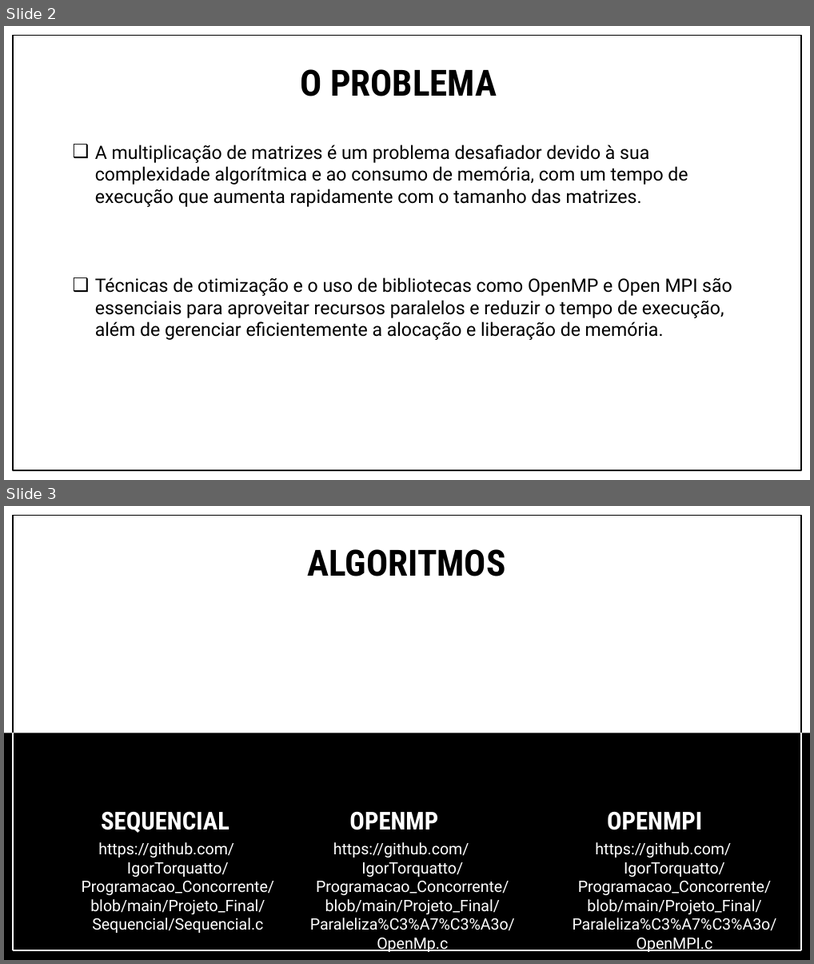
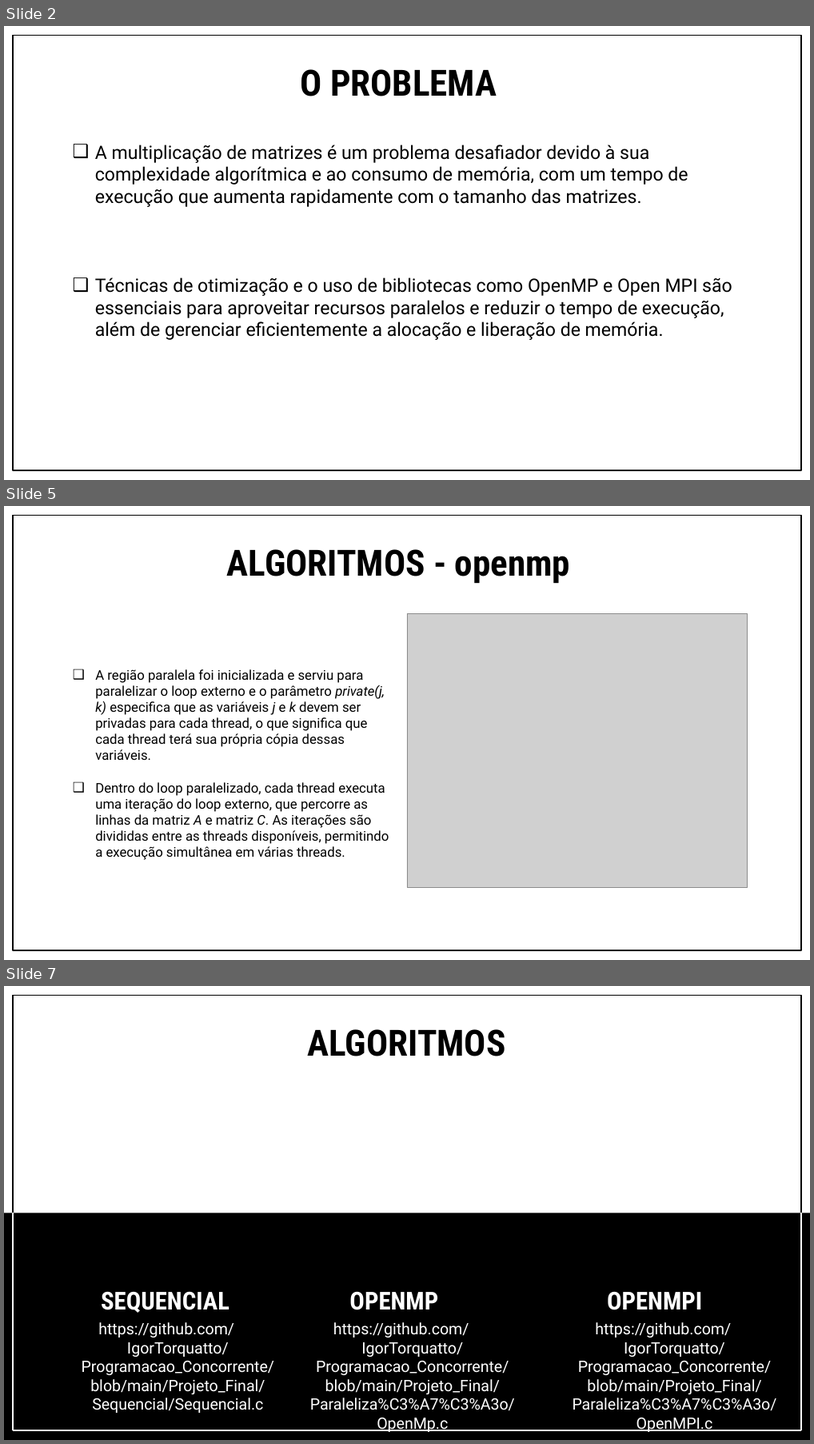
Before and after one commit to IgorTorquatto/Programacao_Concorrente, a slide deck: Projeto_Final/Implementação/Multiplicação_Matrizes.pptx. Shown one above the other, each under a label of ours: slides 2 and 3 before the commit, slides 2, 5 and 7 after it; the slides between them are not shown. The pictures are 814x964 and 814x1444 pixels, drawn with LibreOffice and Linux fonts; fonts in the diff are those of the drawing; grey boxes stand for pictures. Boxes give left, top, right and bottom in pixels: in the first picture for what was removed or moved away, otherwise in the second. Text is boxed around its words. In the diff, an @@ line names an element or a change of style, - is before the commit and + after.

```diff
--- a/Projeto_Final/Implementação/Multiplicação_Matrizes.pptx
+++ b/Projeto_Final/Implementação/Multiplicação_Matrizes.pptx
@@ slide 5 added at box(4, 506, 810, 960), background #FFFFFF; not listed: 1 template element that a slide beside it also shows @@
@@ title added at box(227, 549, 570, 584), 43 pt, text #000000, bold @@
+ALGORITMOS - openmp
@@ picture added at box(407, 614, 748, 887) @@
@@ subtitle added at box(95, 669, 390, 860), 16 pt, text #000000 @@
+❑ A região paralela foi inicializada e serviu para paralelizar o loop externo e o parâmetro private(j, k) especifica que as variáveis j e k devem ser privadas para cada thread, o que significa que cada thread terá sua própria cópia dessas variáveis.
+❑ Dentro do loop paralelizado, cada thread executa uma iteração do loop externo, que percorre as linhas da matriz A e matriz C. As iterações são divididas entre as threads disponíveis, permitindo a execução simultânea em várias threads.
@@ what was slide 3 is now slide 7 @@
```
Also in this commit, not shown: 3 slides changed, 4 other slides added, 14 other files.
